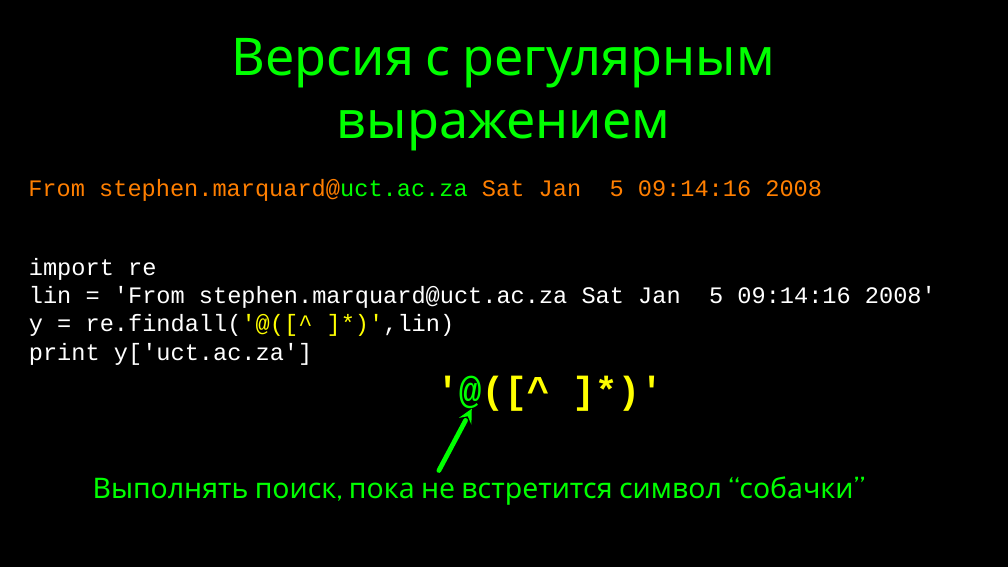
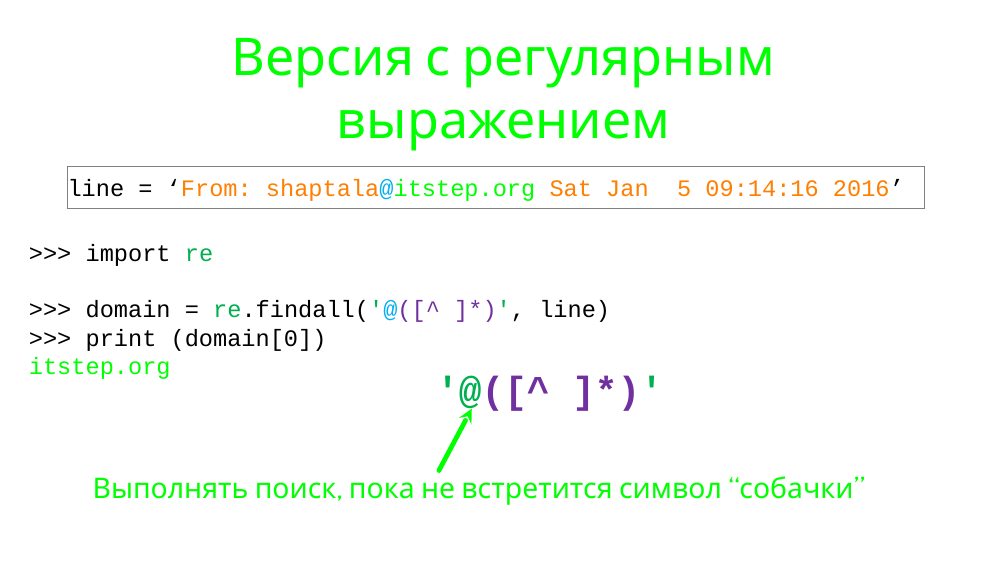
Before and after one commit to maxchv/LearnPython, a slide deck: slide 33 of week06/Strings.pptx. Drawn at 1008x567 pixels with LibreOffice and Linux fonts; fonts in the diff are those of the drawing. Boxes give left, top, right and bottom in pixels: in the first picture for what was removed or moved away, otherwise in the second. Text is boxed around its words. In the diff, an @@ line names an element or a change of style, - is before the commit and + after.

```diff
--- a/week06/Strings.pptx
+++ b/week06/Strings.pptx
@@ background #000000 to #FFFFFF @@
@@ rectangle "line = ‘From: shaptala@itstep.org Sat ...": place and size @@
-rectangle "line = ‘From: shaptala@itstep.org Sat ..." at [28,179,822,201]
+rectangle "line = ‘From: shaptala@itstep.org Sat ..." at [67,167,925,209]
@@ rectangle "line = ‘From: shaptala@itstep.org Sat ..." at [67,167,925,209]: outline none to #808080 0.75 pt @@
@@ text in rectangle at [68,179,904,201]: text changed @@
-From stephen.marquard@uct.ac.za Sat Jan 5 09:14:16 2008
+line = ‘From: shaptala@itstep.org Sat Jan 5 09:14:16 2016’
@@ text at [29,244,610,379]: text changed; text colour #FFFFFF to #000000 @@
-import re
-lin = 'From stephen.marquard@uct.ac.za Sat Jan 5 09:14:16 2008'
-y = re.findall('@([^ ]*)',lin)
-print y['uct.ac.za']
+>>> import re
+>>> domain = re.findall('@([^ ]*)', line)
+>>> print (domain[0])
+itstep.org
@@ text "'@([^ ]*)'" at [436,361,708,416]: text colour #FFFF00 to #00B050, text colour #FFFF00 to #7030A0 in "'@([^ ]*)'"; text colour #00FF00 to #00B050 in "'@([^" @@
```
Also in this commit, not shown: 12 other slides changed, 6 slides added, 7 slides removed, 1 other file.
